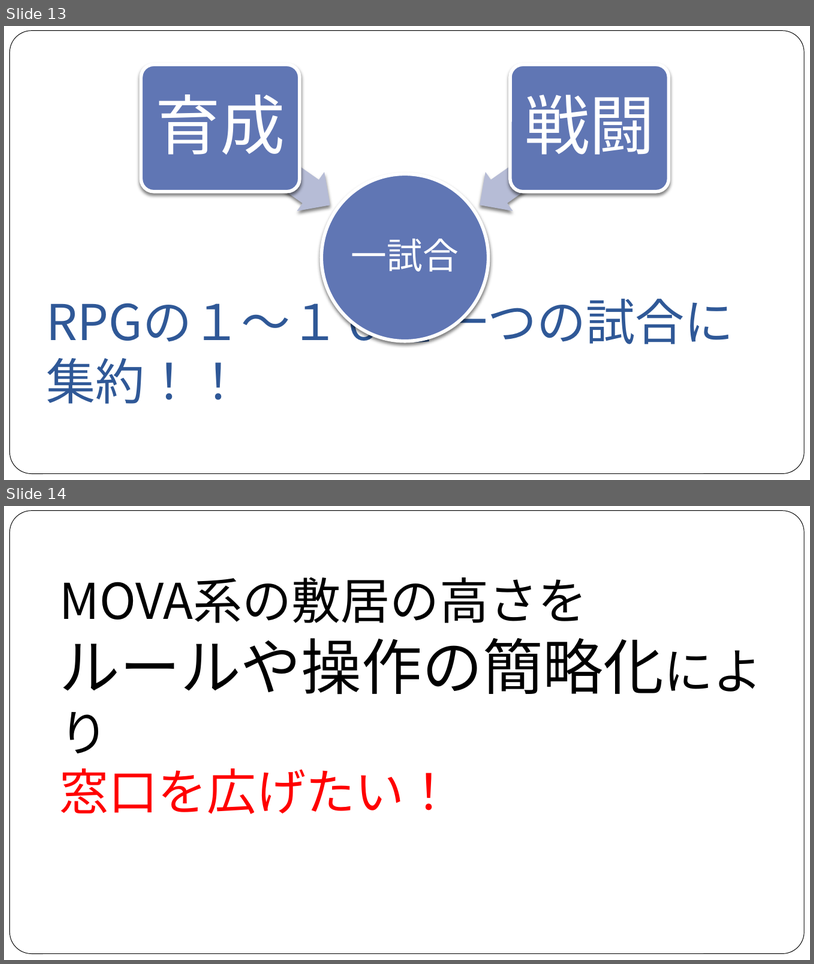
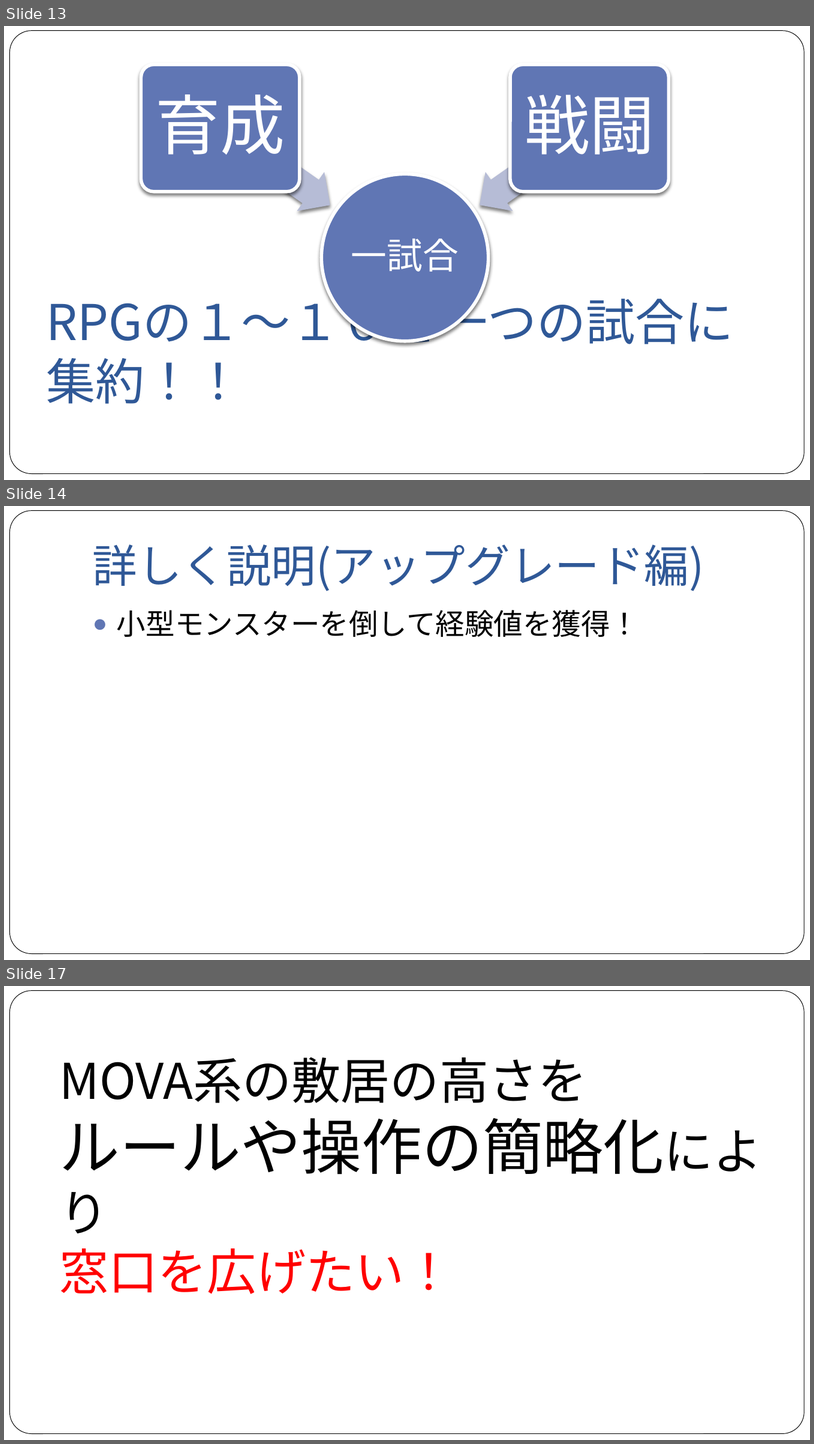
Before and after one commit to NyamLand/VSRPG, a slide deck: 仕様/プレゼンテーション/第一回発表.pptx. Shown one above the other, each under a label of ours: slides 13 and 14 before the commit, slides 13, 14 and 17 after it; the slides between them are not shown. The pictures are 814x964 and 814x1444 pixels, drawn with LibreOffice and Linux fonts; fonts in the diff are those of the drawing. Boxes give left, top, right and bottom in pixels: in the first picture for what was removed or moved away, otherwise in the second. Text is boxed around its words. In the diff, an @@ line names an element or a change of style, - is before the commit and + after.

Commit message:
仕様書の更新＆プレゼン資料更新 ・詳しくはTopの更新履歴を参照 ・プレゼン資料を作成(あとは画像だけ) ・画像イメージの追加

```diff
--- a/仕様/プレゼンテーション/第一回発表.pptx
+++ b/仕様/プレゼンテーション/第一回発表.pptx
@@ slide 14 added at (x1=4, y1=506, x2=810, y2=960), background #FFFFFF; not listed: 1 template element that a slide beside it also shows @@
@@ title added at (x1=93, y1=544, x2=705, y2=591), 40 pt, text #2F5897 @@
+詳しく説明(アップグレード編)
@@ text added at (x1=117, y1=610, x2=640, y2=637), 26 pt, text #000000 @@
+● 小型モンスターを倒して経験値を獲得！
@@ what was slide 14 is now slide 17 @@
```
Also in this commit, not shown: 5 slides changed, 2 other slides added, 6 other files.
